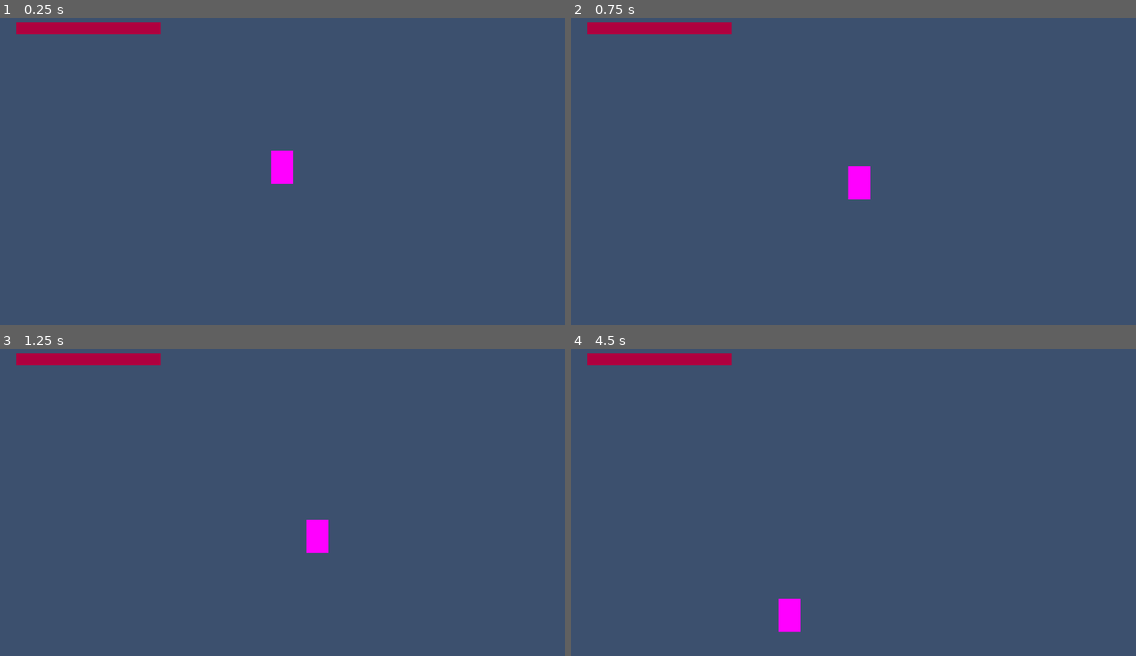
Above: before the commit, frames 1-4 (two rows, left to right).
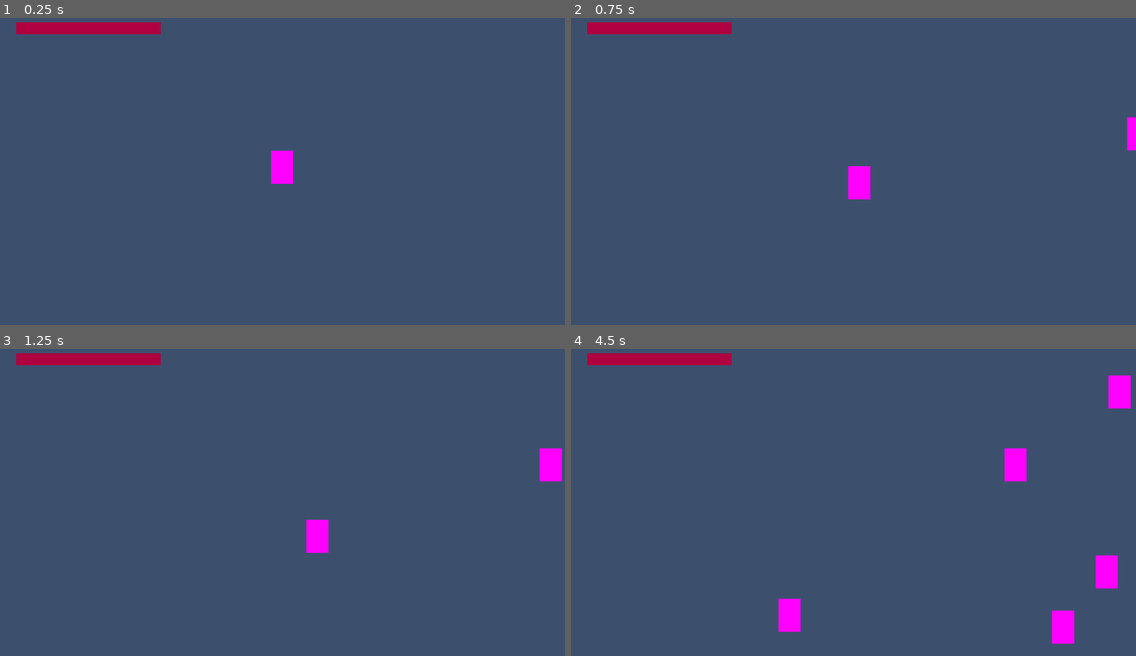
Above: after the commit, the same moments.

Repository: endertitan100/Ocusuk
Game: Godot game, scene res://Game.tscn
Same seed, same stepped clock (60 frames per second), same inputs: the game is played once before the commit and once after it.
Inputs:
- Up to frame 1 (0.25 s): no input
- Up to frame 2 (0.75 s): hold D (right) from 0.53 s (still down); hold S (dive) from 0.53 s (still down)
- Up to frame 3 (1.25 s): keep holding D (right); keep holding S (dive); tap Space (jump) at 0.77 s
- Up to frame 4 (4.5 s): release D (right) at 1.28 s; release S (dive) at 1.28 s; hold A (left) 1.28-2.03 s; tap S (dive) at 1.35, 2.85, 4.35 s; tap Space (jump) at 1.52, 3.02, 3.77 s; hold S (dive) 2.03-2.78 s; hold D (right) 2.03-3.53 s; hold S (dive) 3.53-4.28 s; hold A (left) from 3.53 s (still down)

Frame 1 is identical in both runs. In frame 2, 0.2% of the frame differs, in the area x 98-100%, y 32-44%; in frame 3, 0.4%; in frame 4, 1.8%, in the area x 76-100%, y 8-97%.

Commit message:
Add Basic Enemies

Diff:
--- a/Game.tscn
+++ b/Game.tscn
@@ -86,17 +86,6 @@
 value = 100.0
 show_percentage = false
 
-[node name="EnemySpawner" type="MeshInstance2D" parent="."]
-position = Vector2(700, -450)
-mesh = SubResource("QuadMesh_7jaae")
-texture = SubResource("PlaceholderTexture2D_vjk5q")
-script = ExtResource("2_fm45t")
-
-[node name="Area2D" type="Area2D" parent="EnemySpawner"]
-
-[node name="CollisionShape2D" type="CollisionShape2D" parent="EnemySpawner/Area2D"]
-shape = SubResource("RectangleShape2D_6wafx")
-
 [node name="Floor" type="Area2D" parent="."]
 position = Vector2(0, 360)
 scale = Vector2(17, 1)
@@ -104,11 +93,11 @@
 [node name="CollisionShape2D" type="CollisionShape2D" parent="Floor"]
 shape = SubResource("RectangleShape2D_6wafx")
 
-[node name="Node2D" type="Node2D" parent="."]
-position = Vector2(1064, 4)
+[node name="Particles" type="Node2D" parent="."]
+position = Vector2(1060, 0)
 scale = Vector2(0.225, 3.61)
 
-[node name="GPUParticles2D" type="GPUParticles2D" parent="Node2D"]
+[node name="CurrentIndicator" type="GPUParticles2D" parent="Particles"]
 position = Vector2(-2035.56, -0.554017)
 amount = 20
 process_material = SubResource("ParticleProcessMaterial_kyujq")
@@ -120,6 +109,8 @@
 trail_sections = 6
 trail_section_subdivisions = 8
 
+[node name="EnemySpawner" type="Node2D" parent="."]
+script = ExtResource("2_fm45t")
+
 [connection signal="area_entered" from="Player/Area2D" to="Player" method="_on_area_2d_area_entered"]
 [connection signal="area_exited" from="Player/Area2D" to="Player" method="_on_area_2d_area_exited"]
-[connection signal="area_entered" from="EnemySpawner/Area2D" to="EnemySpawner" method="_on_area_2d_area_entered"]
--- /dev/null
+++ b/enemy.gd
@@ -0,0 +1,14 @@
+extends MeshInstance2D
+
+var Random = RandomNumberGenerator.new()
+var Speed = Random.randf_range(50,75)
+# Called when the node enters the scene tree for the first time.
+func _ready():
+	var height = Random.randi_range(-300,300)
+	position = Vector2(700,height)
+
+
+# Called every frame. 'delta' is the elapsed time since the previous frame.
+func _process(delta):
+	position -= Vector2(Speed,0) * delta
+	if position.x < -700: queue_free()
--- /dev/null
+++ b/enemy.tscn
@@ -0,0 +1,24 @@
+[gd_scene load_steps=5 format=3 uid="uid://dvst15xjlwc34"]
+
+[ext_resource type="Script" path="res://enemy.gd" id="1_rwff1"]
+
+[sub_resource type="QuadMesh" id="QuadMesh_7jaae"]
+size = Vector2(50, 75)
+subdivide_width = 1
+subdivide_depth = 1
+
+[sub_resource type="PlaceholderTexture2D" id="PlaceholderTexture2D_vjk5q"]
+
+[sub_resource type="RectangleShape2D" id="RectangleShape2D_6wafx"]
+size = Vector2(75.4706, 76)
+
+[node name="EnemyMesh" type="MeshInstance2D"]
+position = Vector2(700, -450)
+mesh = SubResource("QuadMesh_7jaae")
+texture = SubResource("PlaceholderTexture2D_vjk5q")
+script = ExtResource("1_rwff1")
+
+[node name="Enemy" type="Area2D" parent="."]
+
+[node name="CollisionShape2D" type="CollisionShape2D" parent="Enemy"]
+shape = SubResource("RectangleShape2D_6wafx")
--- a/enemy_spawner.gd
+++ b/enemy_spawner.gd
@@ -1,14 +1,19 @@
-extends MeshInstance2D
+extends Node2D
 
-
+var LastSpawn:int = 0
+var BaseEnemy = preload("res://enemy.tscn")
 # Called when the node enters the scene tree for the first time.
 func _ready():
 	pass # Replace with function body.
 
 
 # Called every frame. 'delta' is the elapsed time since the previous frame.
-func _process(delta):
-	pass
+func _process(_delta):
+	if Time.get_ticks_msec() - LastSpawn > 1000:
+		LastSpawn = Time.get_ticks_msec()
+
+		var enemy_instance = BaseEnemy.instantiate()
+		get_parent().add_child(enemy_instance)
 
 # Write code to clone enemy and damage player with a growinh hitbox
 # Make some code that displays health and ability to collect and pickup scales
